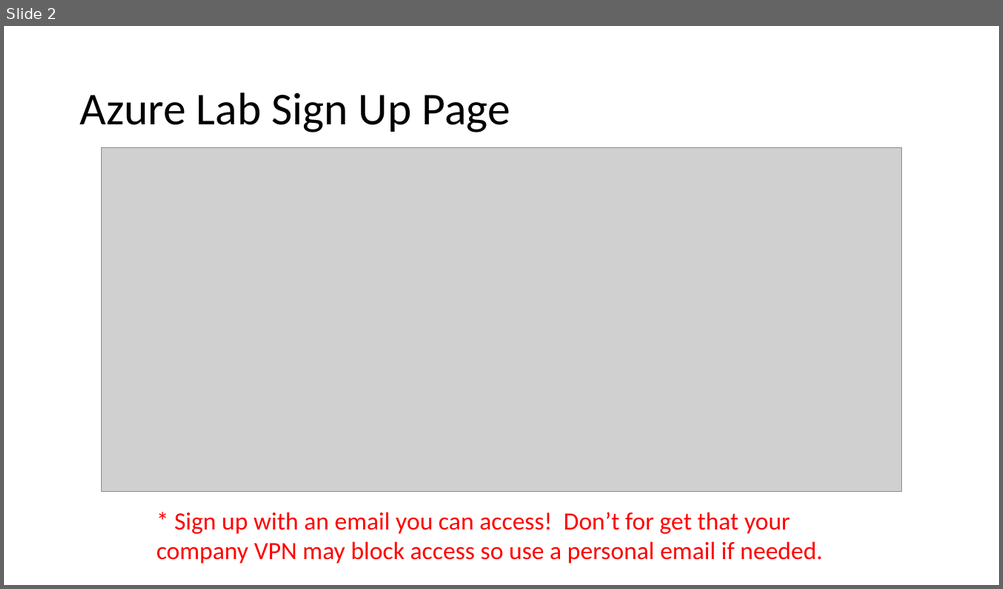
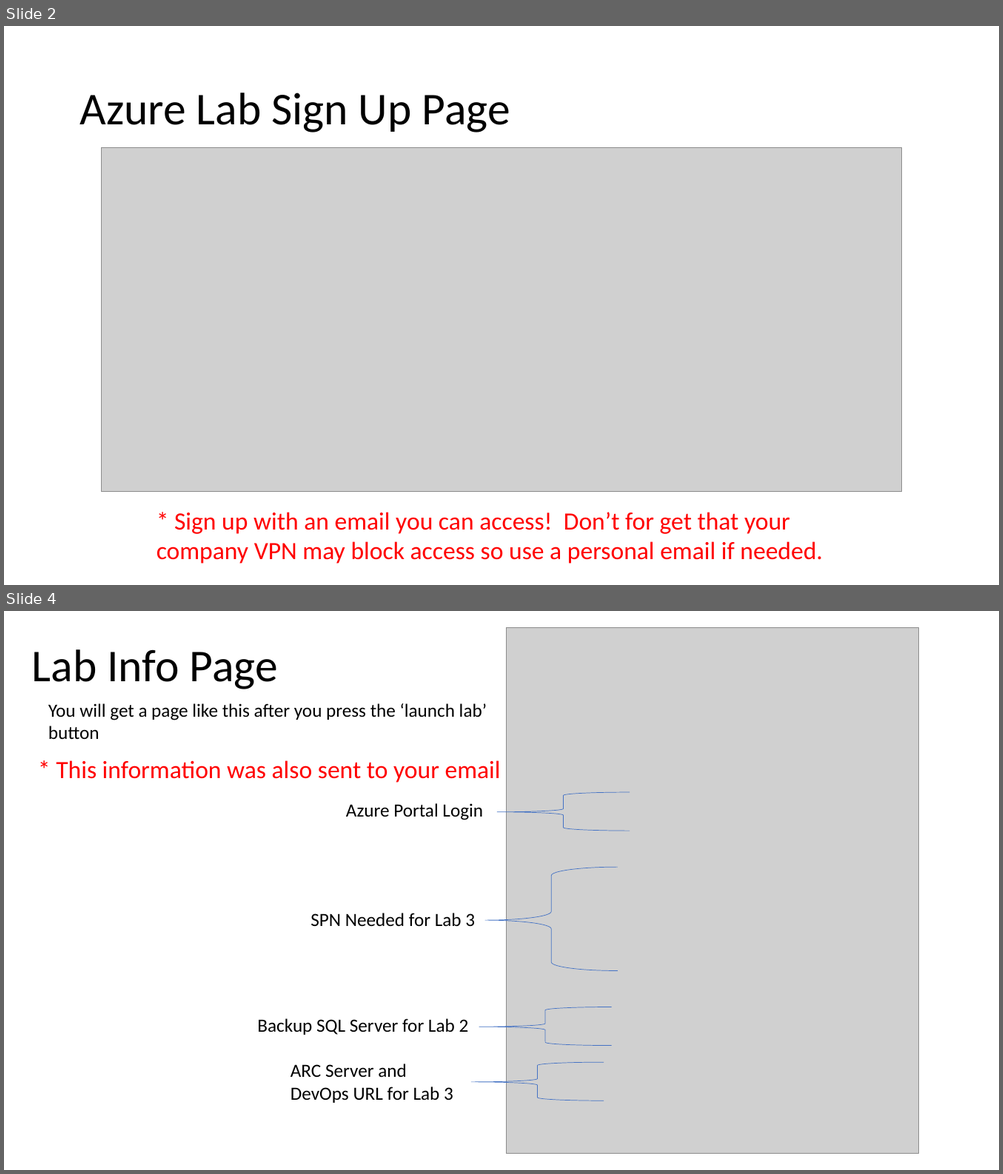
Before and after one commit to davew-msft/2019AzureMigrateYourApps, a slide deck: Presentations/AzureLabSetup.pptx. Shown one above the other, each under a label of ours: slide 2 before the commit, slides 2 and 4 after it; the slides between them are not shown. The pictures are 1003x589 and 1003x1174 pixels, drawn with LibreOffice and Linux fonts; fonts in the diff are those of the drawing; grey boxes stand for pictures. Boxes give left, top, right and bottom in pixels: in the first picture for what was removed or moved away, otherwise in the second. Text is boxed around its words. In the diff, an @@ line names an element or a change of style, - is before the commit and + after.

Commit message:
Update Lab Info

```diff
--- a/Presentations/AzureLabSetup.pptx
+++ b/Presentations/AzureLabSetup.pptx
@@ slide 4 added at [4, 611, 999, 1170], background #FFFFFF @@
@@ picture added at [506, 627, 919, 1154] @@
@@ title added at [32, 649, 278, 689], 44 pt, text #000000 @@
+Lab Info Page
@@ text added at [48, 703, 486, 740], 18 pt, text #000000 @@
+You will get a page like this after you press the ‘launch lab’ button
@@ text added at [56, 760, 501, 783], 24 pt, text #FF0000 @@
+* This information was also sent to your email
@@ text added at [346, 803, 483, 820], 18 pt, text #000000 @@
+Azure Portal Login
@@ left brace added at [497, 792, 630, 831], outline #4472C4 0.5 pt @@
@@ left brace added at [484, 867, 617, 971], outline #4472C4 0.5 pt @@
@@ text added at [310, 913, 475, 926], 18 pt, text #000000 @@
+SPN Needed for Lab 3
@@ left brace added at [478, 1007, 612, 1046], outline #4472C4 0.5 pt @@
@@ text added at [257, 1019, 469, 1035], 18 pt, text #000000 @@
+Backup SQL Server for Lab 2
@@ text added at [290, 1064, 453, 1103], 18 pt, text #000000 @@
+ARC Server and DevOps URL for Lab 3
@@ left brace added at [471, 1062, 604, 1101], outline #4472C4 0.5 pt @@
```
Also in this commit, not shown: 1 other slide added, 1 slide removed, 1 other file.
